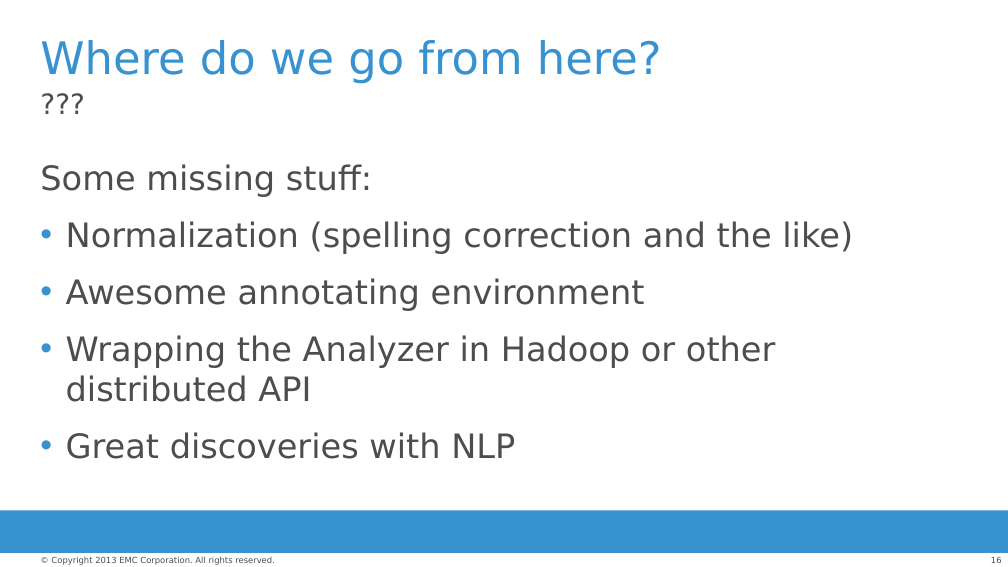
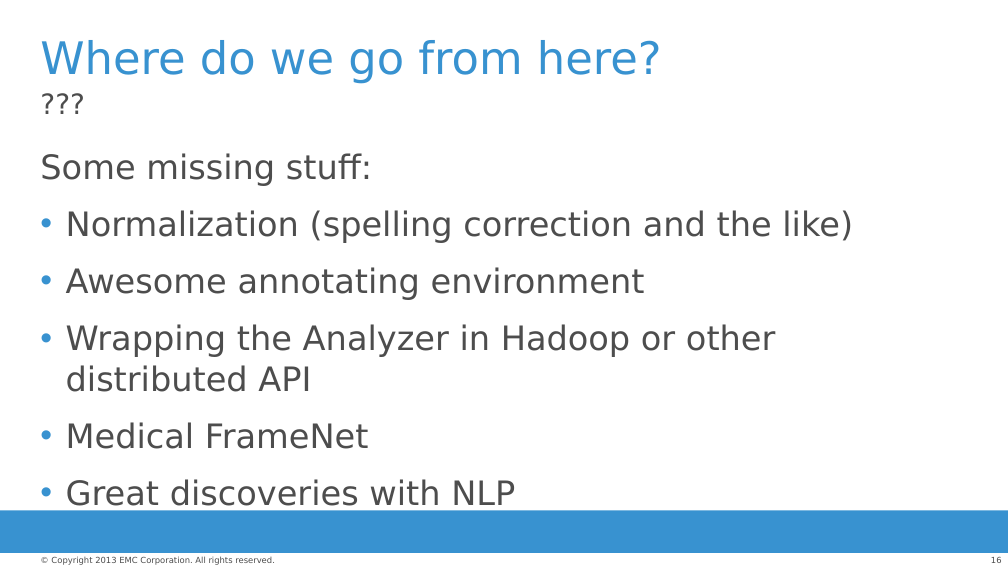
Before and after one commit to raficohen/medicalhebrew, a slide deck: slide 16 of nlp pipeline.pptx. Drawn at 1008x567 pixels with LibreOffice and Linux fonts; fonts in the diff are those of the drawing; background and template pictures are left out. Boxes give left, top, right and bottom in pixels: in the first picture for what was removed or moved away, otherwise in the second. Text is boxed around its words. In the diff, an @@ line names an element or a change of style, - is before the commit and + after.

```diff
--- a/nlp pipeline.pptx
+++ b/nlp pipeline.pptx
@@ text "Some missing stuff:": place and size @@
-text "Some missing stuff:" at bbox=[40, 164, 853, 459]
+text "Some missing stuff:" at bbox=[40, 153, 853, 512]
@@ text at bbox=[66, 422, 369, 449]: paragraph added @@
+• Medical FrameNet
```
Also in this commit, not shown: 3 other slides changed, 4 other files.
